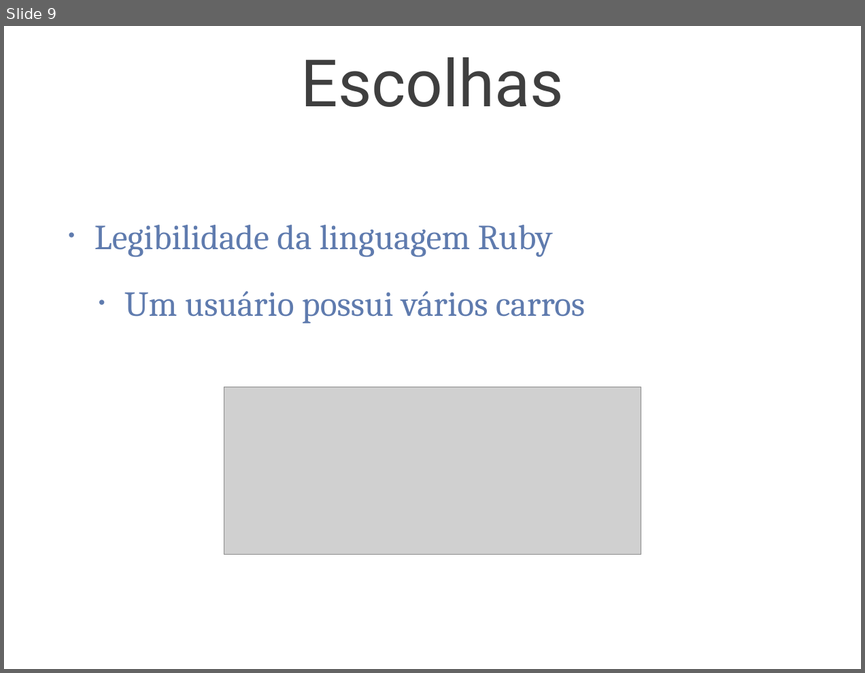
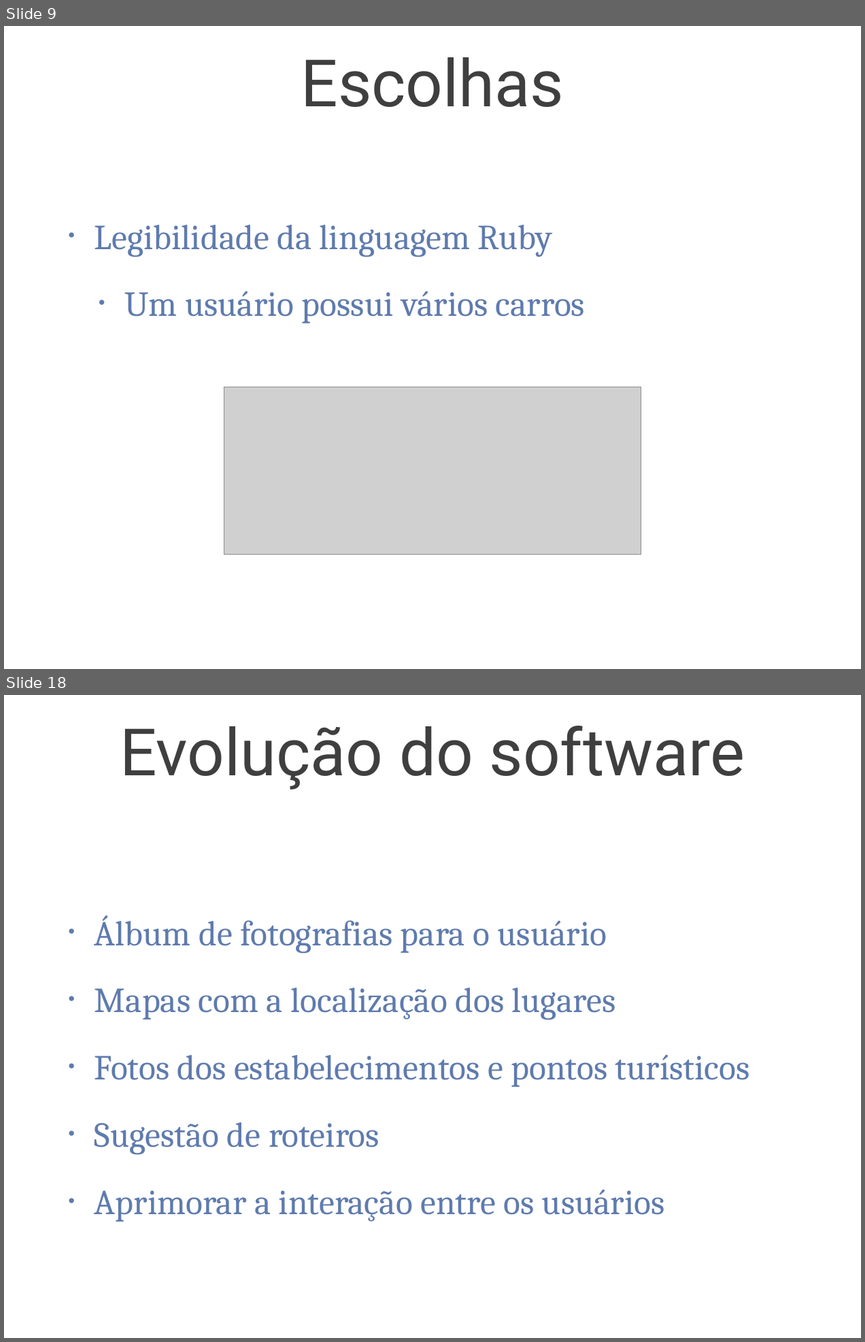
Before and after one commit to tulios/projetofinal-roteiros, a slide deck: apresentacao/apresentacao.ppt. Shown one above the other, each under a label of ours: slide 9 before the commit, slides 9 and 18 after it; the slides between them are not shown. The pictures are 865x673 and 865x1342 pixels, drawn with LibreOffice and Linux fonts; fonts in the diff are those of the drawing; grey boxes stand for pictures; background and template pictures are left out. Boxes give left, top, right and bottom in pixels: in the first picture for what was removed or moved away, otherwise in the second. Text is boxed around its words. In the diff, an @@ line names an element or a change of style, - is before the commit and + after.

```diff
--- a/apresentacao/apresentacao.ppt
+++ b/apresentacao/apresentacao.ppt
@@ slide 18 added at (4, 695, 861, 1338), background picture (left out) @@
@@ title added at (120, 726, 745, 790), 78 pt, text #3F3F3F @@
+Evolução do software
@@ text added at (94, 915, 750, 1221), 42 pt, text #5F7BAE @@
+• Álbum de fotografias para o usuário
+• Mapas com a localização dos lugares
+• Fotos dos estabelecimentos e pontos turísticos
+• Sugestão de roteiros
+• Aprimorar a interação entre os usuários
```
Also in this commit, not shown: 4 slides changed, 9 other slides added, 1 slide removed, 14 other files.
